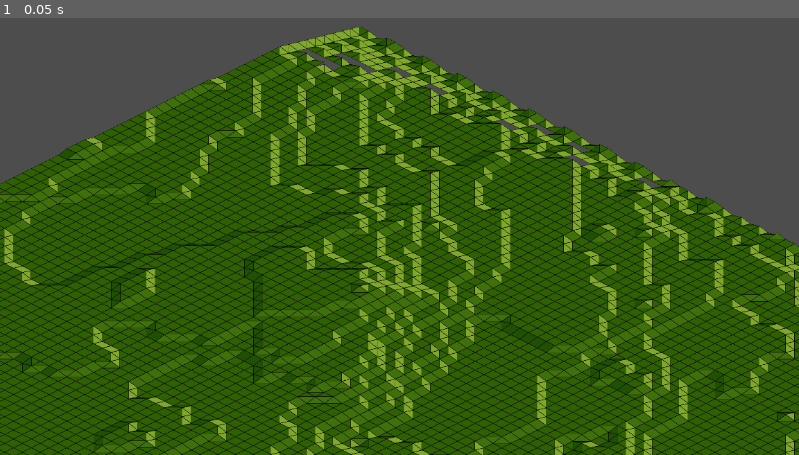
Above: before the commit, frame 1.
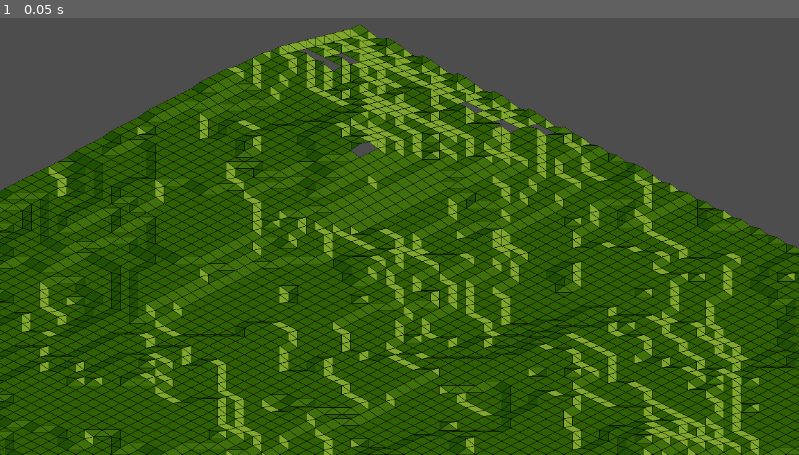
Above: after the commit, the same moment.

Repository: aligator/height-tile-map-godot
Game: Godot game, scene res://world.tscn
Two runs of this game, one before a commit and one after it. Both use one fixed random seed, a clock stepped at 60 frames per second and the inputs below.
Inputs:
- Up to frame 1 (0.05 s): no input

The runs differ from the first frame. In frame 1, 30% of the frame differs, in the area x 0-100%, y 1-100%.

Commit message:
Add some tests

Diff:
--- a/project.godot
+++ b/project.godot
@@ -13,3 +13,7 @@
 config/name="TTDmap"
 run/main_scene="res://world.tscn"
 config/features=PackedStringArray("4.0", "Forward Plus")
+
+[editor_plugins]
+
+enabled=PackedStringArray("res://addons/gut/plugin.cfg")
--- /dev/null
+++ b/test/unit/scripts/diamondSquareTest.gd
@@ -0,0 +1,133 @@
+extends GutTest
+
+var DiamondSquare = load('res://scripts/diamondSquare.gd')
+
+var rand = RandomNumberGenerator.new()
+
+func before_each():
+	gut.p("Reset Seed")
+	rand.set_seed(42)
+
+# With this setup, you can use `params.p1`, `params.p2`, and
+# `params.result` in the test below.
+var diamond_params = ParameterFactory.named_parameters(
+	# map: Array[Array], x: int, y: int, reach: int, size: int, roughness: float, max_height: int
+	['name', 'map', 'x', 'y', 'reach', 'size', 'roughness', 'max_height', "result"], # names
+	[# values
+	["normal calculation",
+		[[   10, 0, 0, 0, 10],
+			[0, 0, 0, 0, 0],
+			[0, 0, 0, 0, 0],
+			[0, 0, 0, 0, 0],
+			[10, 0, 0, 0, 10]] as Array[Array], # map
+		0, 0, # x, y
+		2,    # reach
+		5,    # size
+		0,    # roughness
+		20,    # max_height
+		[[   10, 0, 0, 0, 10],
+			[0, 0, 0, 0, 0],
+			[0, 0, 10, 0, 0],
+			[0, 0, 0, 0, 0],
+			[10, 0, 0, 0, 10]] as Array[Array], # result
+	],
+	["normal calculation with roughness",
+		[[   10, 0, 0, 0, 10],
+			[0, 0, 0, 0, 0],
+			[0, 0, 0, 0, 0],
+			[0, 0, 0, 0, 0],
+			[10, 0, 0, 0, 10]] as Array[Array], # map
+		0, 0, # x, y
+		2,    # reach
+		5,    # size
+		1,    # roughness
+		20,    # max_height
+		[[   10, 0, 0, 0, 10],
+			[0, 0, 0, 0, 0],
+			[0, 0, 9, 0, 0],
+			[0, 0, 0, 0, 0],
+			[10, 0, 0, 0, 10]] as Array[Array], # result
+	],
+	["max_height kicks in",
+		[[   10, 0, 0, 0, 10],
+			[0, 0, 0, 0, 0],
+			[0, 0, 0, 0, 0],
+			[0, 0, 0, 0, 0],
+			[10, 0, 0, 0, 10]] as Array[Array], # map
+		0, 0, # x, y
+		2,    # reach
+		5,    # size
+		0,    # roughness
+		5,    # max_height
+		[[   10, 0, 0, 0, 10],
+			[0, 0, 0, 0, 0],
+			[0, 0, 5, 0, 0], # In this test the center is 10
+			[0, 0, 0, 0, 0],
+			[10, 0, 0, 0, 10]] as Array[Array], # result
+	],
+	["adjacent points in reach are out of map-size and therefore not considered",
+		[[   10, 0, 0, 0, 10],
+			[0, 0, 0, 0, 0],
+			[0, 0, 0, 0, 0],
+			[0, 0, 0, 0, 0],
+			[10, 0, 0, 0, 10]] as Array[Array], # map
+		0, 0, # x, y
+		2,    # reach
+		5,    # size
+		0,    # roughness
+		20,    # max_height
+		[[   10, 0, 0, 0, 10],
+			[0, 0, 0, 0, 0],
+			[0, 0, 10, 0, 0], # In this test the center is 10
+			[0, 0, 0, 0, 0],
+			[10, 0, 0, 0, 10]] as Array[Array], # result
+	],
+	["adjacent points in reach forces new min",
+	# Despite this test using the same values as the previouse one,
+	# the center is now 11 as a lower one is not allowed due to the adjacent values (15)
+		[[   0, 0, 0, 0, 0, 0, 0, 0, 0, 0, 0],
+			[0, 0, 0, 0, 0, 15, 0, 0, 0, 0, 0],
+			[0, 0, 0, 0, 0, 0, 0, 0, 0, 0, 0],
+			[0, 0, 0, 10, 0, 0, 0, 10, 0, 0, 0],
+			[0, 0, 0, 0, 0, 0, 0, 0, 0, 0, 0],
+			[0, 15, 0, 0, 0, 0, 0, 0, 0, 15, 0],
+			[0, 0, 0, 0, 0, 0, 0, 0, 0, 0, 0],
+			[0, 0, 0, 10, 0, 0, 0, 10, 0, 0, 0],
+			[0, 0, 0, 0, 0, 0, 0, 0, 0, 0, 0],
+			[0, 0, 0, 0, 0, 15, 0, 0, 0, 0, 0],
+			[0, 0, 0, 0, 0, 0, 0, 0, 0, 0, 0]] as Array[Array], # map
+		3, 3, # x, y
+		2,    # reach
+		5,    # size
+		0,    # roughness
+		20,    # max_height
+		[[   0, 0, 0, 0, 0, 0, 0, 0, 0, 0, 0],
+			[0, 0, 0, 0, 0, 15, 0, 0, 0, 0, 0],
+			[0, 0, 0, 0, 0, 0, 0, 0, 0, 0, 0],
+			[0, 0, 0, 10, 0, 0, 0, 10, 0, 0, 0],
+			[0, 0, 0, 0, 0, 0, 0, 0, 0, 0, 0],
+			[0, 15, 0, 0, 0, 11, 0, 0, 0, 15, 0],
+			[0, 0, 0, 0, 0, 0, 0, 0, 0, 0, 0],
+			[0, 0, 0, 10, 0, 0, 0, 10, 0, 0, 0],
+			[0, 0, 0, 0, 0, 0, 0, 0, 0, 0, 0],
+			[0, 0, 0, 0, 0, 15, 0, 0, 0, 0, 0],
+			[0, 0, 0, 0, 0, 0, 0, 0, 0, 0, 0]] as Array[Array], # result
+	],
+	])
+func test_diamond_step(params = use_parameters(diamond_params)):
+	gut.p(params.name)
+
+	var ds = DiamondSquare.new()
+
+	# deep copy the map as it will be modified
+	var got: Array[Array] = []
+	for x in range(params.map.size()):
+		got.append([])
+		for y in range(params.map[x].size()):
+			got[x].append(params.map[x][y])
+
+	ds.diamond_step(got, params.x, params.y, params.reach, params.size-1, params.roughness, params.max_height, rand)
+
+	for x in range(got.size()):
+		for y in range(got[x].size()):
+			assert_eq(got[x][y], params.result[x][y], "x: " + str(x) + ", y: " + str(y))
--- a/world.tscn
+++ b/world.tscn
@@ -44,7 +44,7 @@
 layer_0/tile_data = PackedInt32Array(-458744, 786432, 0, -458742, 786432, 0, -458743, 786432, 0, -458745, 786432, 0)
 
 [node name="HeightTileMap2" parent="." instance=ExtResource("2_k0jk2")]
-size = 256
+size = 128
 
 [node name="Camera2D" type="Camera2D" parent="."]
 position = Vector2(175, 728)
Not shown, added: .gut_editor_config.json
Not shown, added: addons/gut/GutScene.gd
Not shown, added: addons/gut/GutScene.tscn
Not shown, added: addons/gut/UserFileViewer.gd
Not shown, added: addons/gut/UserFileViewer.tscn
Not shown, added: addons/gut/autofree.gd
Not shown, added: addons/gut/awaiter.gd
Not shown, added: addons/gut/comparator.gd
Not shown, added: addons/gut/compare_result.gd
Not shown, added: addons/gut/diff_formatter.gd
Not shown, added: addons/gut/diff_tool.gd
Not shown, added: addons/gut/double_templates/function_template.txt
(and 101 more such lines)
